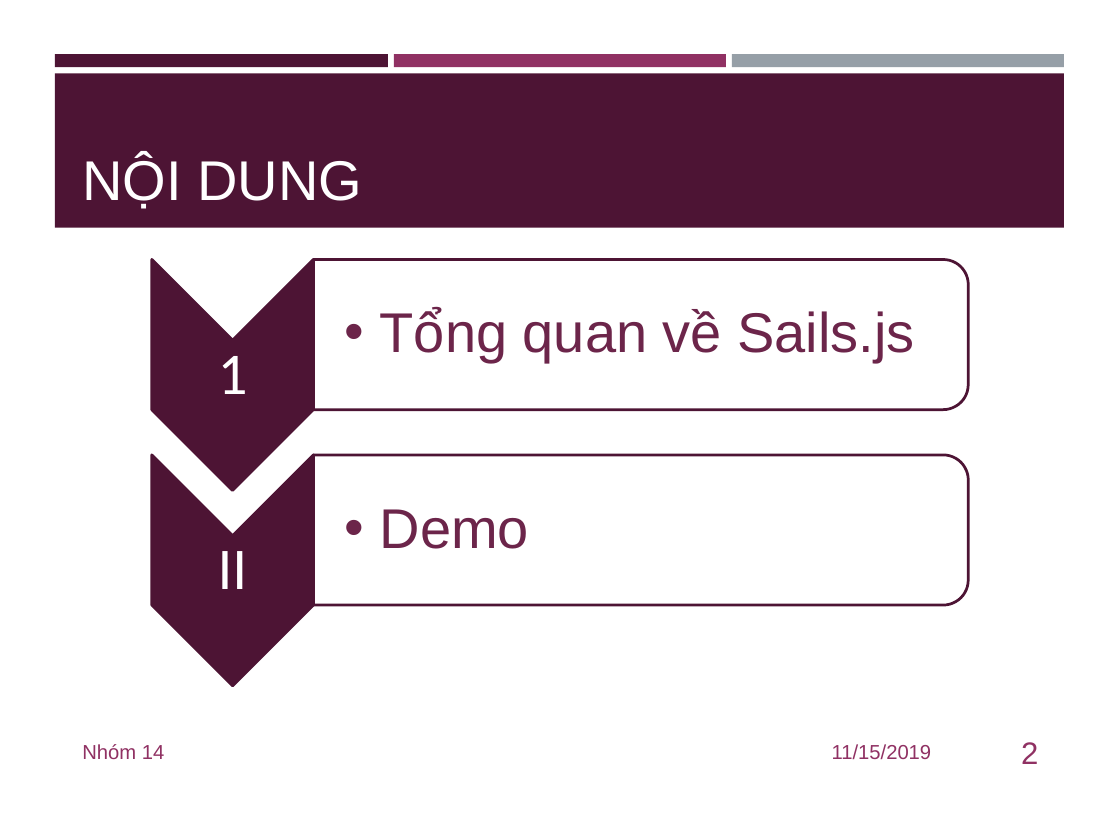
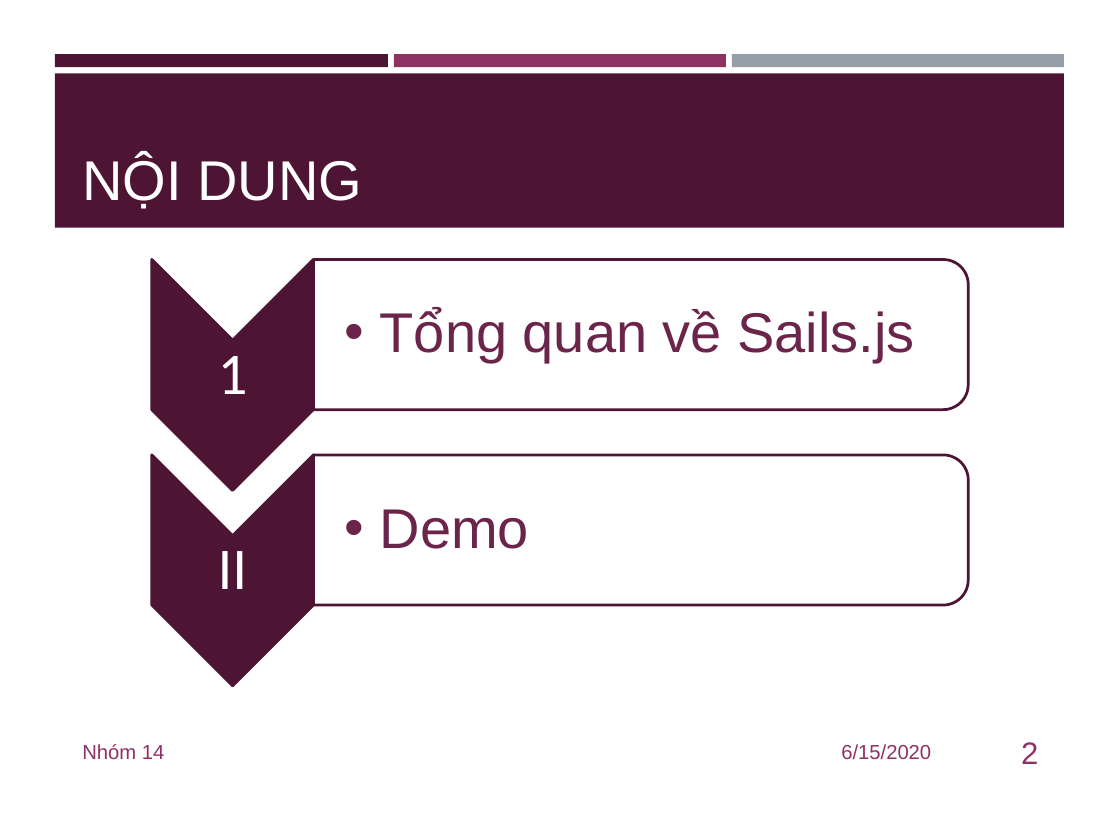
Before and after one commit to HongBichDo/Nhom14_Sails, a slide deck: slide 2 of KTVTKPM.pptx. Drawn at 1120x840 pixels with LibreOffice and Linux fonts; fonts in the diff are those of the drawing. Boxes give left, top, right and bottom in pixels: in the first picture for what was removed or moved away, otherwise in the second. Text is boxed around its words. In the diff, an @@ line names an element or a change of style, - is before the commit and + after.

```diff
--- a/KTVTKPM.pptx
+++ b/KTVTKPM.pptx
@@ text at <box>841,744,931,760</box>: text changed @@
-11/15/2019
+6/15/2020
```
Also in this commit, not shown: 18 other slides changed.
